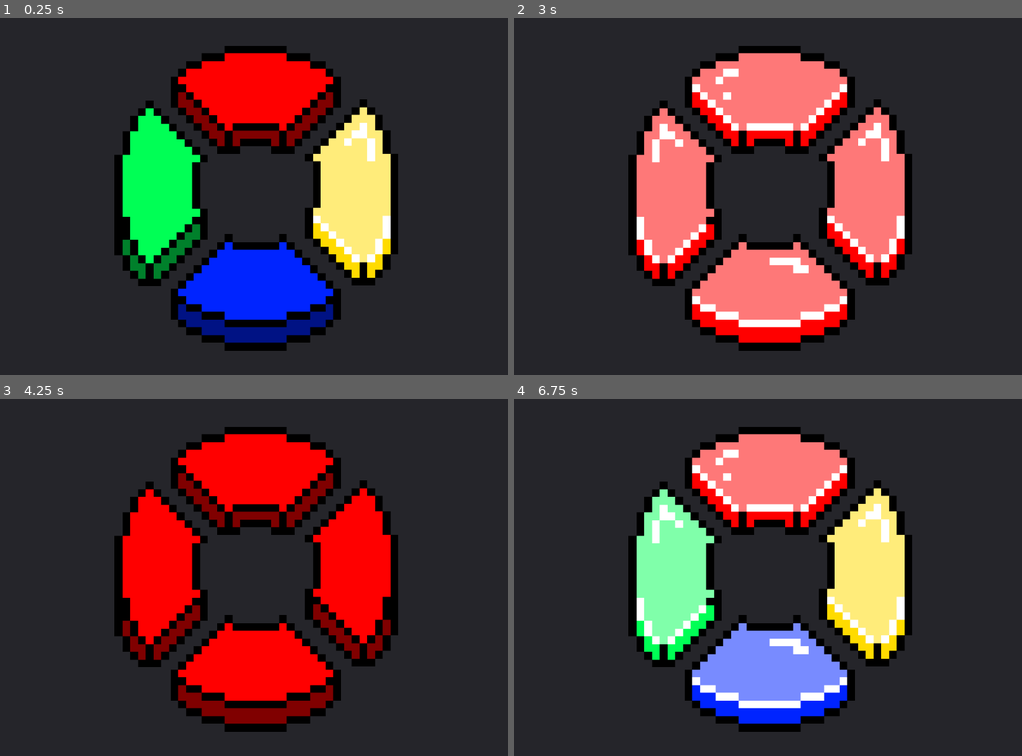
Above: before the commit, frames 1-4 (two rows, left to right).
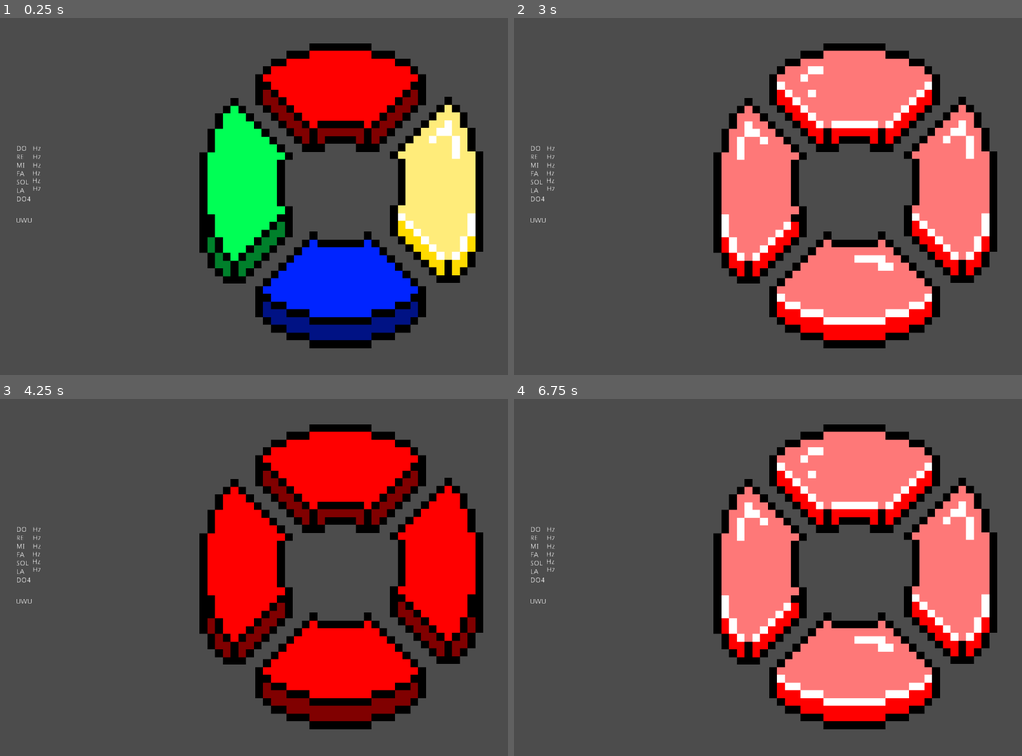
Above: after the commit, the same moments.

Repository: WardoPo/Simon_Sings
Game: Godot game, scene res://show_spectrum.tscn
Two runs of this game, one before a commit and one after it. Both use one fixed random seed, a clock stepped at 60 frames per second and the inputs below. Before the commit the project starts from res://play_simon.tscn. Sound files missing from this copy of the repository are replaced by a short silence.
Inputs (mouse positions are in pixels of both pictures, inside the frame that each line leads up to; where the layout moved, square brackets give the same spot in the first picture):
- Up to frame 1 (0.25 s): no input
- Up to frame 2 (3 s): tap Enter at 0.5 s; click (854, 96) [768, 100] at 2 s
- Up to frame 3 (4.25 s): tap Space at 3.5 s
- Up to frame 4 (6.75 s): tap Enter at 4.25 s; tap Space at 5 s; click (950, 570) [864, 573] at 5.75 s

The runs differ from the first frame. In frame 1, 96% of the frame differs, in the area x 0-100%, y 0-100%; in frame 2, 96%; in frame 3, 96%; in frame 4, 98%.

Commit message:
Singing First Draft
Experiments on spectrum.
First draft on play_simon.gd

Diff:
--- a/default_bus_layout.tres
+++ b/default_bus_layout.tres
@@ -1,6 +1,9 @@
-[gd_resource type="AudioBusLayout" load_steps=2 format=2]
+[gd_resource type="AudioBusLayout" load_steps=3 format=2]
 
 [sub_resource type="AudioEffectSpectrumAnalyzer" id=1]
+resource_name = "SpectrumAnalyzer"
+
+[sub_resource type="AudioEffectSpectrumAnalyzer" id=2]
 resource_name = "SpectrumAnalyzer"
 
 [resource]
@@ -18,3 +21,11 @@
 bus/2/bypass_fx = false
 bus/2/volume_db = 0.0
 bus/2/send = "Master"
+bus/3/name = "Microphone"
+bus/3/solo = false
+bus/3/mute = true
+bus/3/bypass_fx = false
+bus/3/volume_db = 0.0
+bus/3/send = "Master"
+bus/3/effect/0/effect = SubResource( 2 )
+bus/3/effect/0/enabled = true
--- a/play_simon.gd
+++ b/play_simon.gd
@@ -4,11 +4,17 @@
 var current_level = 0
 
 const colors = ["Red","Yellow","Blue","Green"];
+const notes_FrBg = {"Do":261.63,"Re":293.665,"Mi":329.628,"Fa":349.228,"Sol":391.995,"La":440,"Si":493.883,"Do4":523.25}
 
 var colorOrder = [];
+var notesOrder = []
 var pressedOrder = [];
 
+var notes=[0,0,0,0,0,0,0,0]
+var notes_highest=[0,0,0,0,0,0,0,0]
+
 var has_won = false;
+var is_listening = false;
 var has_lost = false;
 
 export var winTone : AudioStream;
@@ -20,6 +26,9 @@
 var YellowButton;
 var BlueButton;
 var GreenButton;
+var NoteLabel;
+
+var spectrum
 
 # Called when the node enters the scene tree for the first time.
 func _ready():
@@ -28,11 +37,14 @@
 	YellowButton = find_node("YellowButton");
 	BlueButton = find_node("BlueButton");
 	GreenButton = find_node("GreenButton")
+	NoteLabel = find_node("Nota");
+	spectrum = AudioServer.get_bus_effect_instance(3,0)
 	_create_game();
 	#get_node("TextureButton").connect("button_down",self,"_on_TextureButton_button_down");
 
 func _create_game():
 	colorOrder = [];
+	NoteLabel.text="";
 	randomize();
 	for m in max_levels:
 		colorOrder.append(colors[randi()%4])
@@ -40,9 +52,14 @@
 
 func _start_level(level):
 	pressedOrder = []
+	notesOrder = []
 	current_level = level
+
+	for m in current_level:
+		notesOrder.append(notes_FrBg.keys()[randi()%8])
+
 	_show_level(current_level)
-
+	$Timer.start(3.0)
 	print("Color Order:",colorOrder)
 
 func _show_level(level):
@@ -59,15 +76,36 @@
 				yield(GreenButton.glow(),"completed")
 	_disable_all(false)
 
+func _show_note(note):
+	NoteLabel.text = note
+	yield(get_tree().create_timer(0.5),"timeout");
+	NoteLabel.text=""
+
+
 func _check():
+	$Timer.stop()
 	print("PressedOrder:",pressedOrder)
 	var current_index = pressedOrder.size()-1
 	has_lost = pressedOrder[current_index] != colorOrder[current_index]
 	if has_lost:
 		_lose()
 		print("You Loose, Looser :c")
+
+	elif !has_lost && !pressedOrder.size()==current_level :
+		yield(_show_note(notesOrder[pressedOrder.size()-1]),"completed")
+		is_listening = true
+		yield(get_tree().create_timer(3.0),"timeout")
+		is_listening = false
+		$Timer.start(3.0)
+
 	if !has_lost && pressedOrder.size()==current_level:
 		_win()
+
+func _check_note(note):
+	if note == notesOrder[pressedOrder.size()-1]:
+		$Timer.start(3.0)
+	else:
+		_lose()
 
 func _lose():
 	_disable_all(true)
@@ -112,3 +150,19 @@
 func _on_button_hit(id):
 	pressedOrder.append(id)
 	_check()
+
+
+func _on_Timer_timeout():
+	_lose()
+
+func _process(delta):
+	if is_listening:
+		notes = [_in_tune_val("Do"),_in_tune_val("Re"),_in_tune_val("Mi"),_in_tune_val("Fa"),_in_tune_val("Sol"),_in_tune_val("La"),_in_tune_val("Si"),_in_tune_val("Do4")]
+
+		for note in notes:
+			notes[notes.find(note)] = null if stepify(note,0.0001) == 0.000 else stepify(note,0.0001)
+			if notes[notes.find(note)] != null :
+				notes_highest[notes.find(note)] = notes_highest[notes.find(note)] if notes_highest[notes.find(note)] > notes[notes.find(note)] else notes[notes.find(note)]
+
+func _in_tune_val(var note):
+	return spectrum.get_magnitude_for_frequency_range(floor(notes_FrBg[note]),ceil(notes_FrBg[note])).length();
--- a/play_simon.tscn
+++ b/play_simon.tscn
@@ -30,6 +30,11 @@
 [ext_resource path="res://Recursos/Wrong/Blue_Wrong.png" type="Texture" id=28]
 [ext_resource path="res://Recursos/Audio/simon-says-red.mp3" type="AudioStream" id=29]
 [ext_resource path="res://Recursos/Audio/simon-says-yellow.mp3" type="AudioStream" id=30]
+[ext_resource path="res://Recursos/8-BIT WONDER.TTF" type="DynamicFontData" id=31]
+
+[sub_resource type="DynamicFont" id=1]
+size = 72
+font_data = ExtResource( 31 )
 
 [node name="Control" type="Control"]
 anchor_right = 1.0
@@ -37,7 +42,7 @@
 script = ExtResource( 1 )
 __meta__ = {
 "_edit_use_anchors_": false,
-"_edit_vertical_guides_": [ 512.0 ]
+"_edit_vertical_guides_": [ -381.902 ]
 }
 winTone = ExtResource( 20 )
 loseTone = ExtResource( 21 )
@@ -75,9 +80,9 @@
 anchor_top = 0.5
 anchor_right = 0.5
 anchor_bottom = 0.5
-margin_left = -168.0
+margin_left = -176.0
 margin_top = -304.0
-margin_right = 107.0
+margin_right = 99.0
 margin_bottom = -129.0
 rect_scale = Vector2( 1.25, 1.25 )
 size_flags_horizontal = 2
@@ -102,9 +107,9 @@
 anchor_top = 0.5
 anchor_right = 0.5
 anchor_bottom = 0.5
-margin_left = 103.0
+margin_left = 95.0
 margin_top = -196.0
-margin_right = 253.0
+margin_right = 245.0
 margin_bottom = 104.0
 rect_scale = Vector2( 1.25, 1.25 )
 size_flags_horizontal = 2
@@ -129,9 +134,9 @@
 anchor_top = 0.5
 anchor_right = 0.5
 anchor_bottom = 0.5
-margin_left = -281.0
+margin_left = -289.0
 margin_top = -194.0
-margin_right = -131.0
+margin_right = -139.0
 margin_bottom = 106.0
 rect_scale = Vector2( 1.25, 1.25 )
 size_flags_horizontal = 2
@@ -156,9 +161,9 @@
 anchor_top = 0.5
 anchor_right = 0.5
 anchor_bottom = 0.5
-margin_left = -168.0
+margin_left = -176.0
 margin_top = 75.9999
-margin_right = 107.0
+margin_right = 99.0
 margin_bottom = 264.0
 grow_horizontal = 2
 grow_vertical = 2
@@ -178,7 +183,30 @@
 glow_wrong_texture = ExtResource( 25 )
 sound = ExtResource( 3 )
 
+[node name="Nota" type="Label" parent="AspectRatioContainer/Panel"]
+anchor_left = 0.5
+anchor_top = 0.5
+anchor_right = 0.5
+anchor_bottom = 0.5
+margin_left = -109.0
+margin_top = -71.1204
+margin_right = 118.0
+margin_bottom = 30.8796
+grow_horizontal = 2
+grow_vertical = 2
+custom_fonts/font = SubResource( 1 )
+text = "o"
+align = 1
+valign = 1
+__meta__ = {
+"_edit_use_anchors_": false
+}
+
+[node name="Timer" type="Timer" parent="."]
+one_shot = true
+
 [connection signal="hit" from="AspectRatioContainer/Panel/RedButton" to="." method="_on_button_hit"]
 [connection signal="hit" from="AspectRatioContainer/Panel/YellowButton" to="." method="_on_button_hit"]
 [connection signal="hit" from="AspectRatioContainer/Panel/GreenButton" to="." method="_on_button_hit"]
 [connection signal="hit" from="AspectRatioContainer/Panel/BlueButton" to="." method="_on_button_hit"]
+[connection signal="timeout" from="Timer" to="." method="_on_Timer_timeout"]
--- a/project.godot
+++ b/project.godot
@@ -12,8 +12,12 @@
 
 config/name="Simon Sings"
 config/description="This is a demo showing how a spectrum analyzer can be built using Godot."
-run/main_scene="res://play_simon.tscn"
+run/main_scene="res://show_spectrum.tscn"
 config/icon="res://icon.png"
+
+[audio]
+
+enable_audio_input=true
 
 [display]
 
@@ -21,6 +25,10 @@
 window/stretch/mode="2d"
 window/stretch/aspect="expand"
 
+[global]
+
+enable=false
+
 [rendering]
 
 quality/driver/driver_name="GLES2"
--- a/show_spectrum.gd
+++ b/show_spectrum.gd
@@ -8,24 +8,56 @@
 
 const MIN_DB = 60
 
+const notes_FrBg = {"Do":261.63,"Re":293.665,"Mi":329.628,"Fa":349.228,"Sol":391.995,"La":440,"Si":493.883,"Do4":523.25}
+
 var spectrum
 
+var notes=[0,0,0,0,0,0,0,0]
+
 func _draw():
-	#warning-ignore:integer_division
-	var w = WIDTH / VU_COUNT
-	var prev_hz = 0
-	for i in range(1, VU_COUNT+1):
-		var hz = i * FREQ_MAX / VU_COUNT;
-		var magnitude: float = spectrum.get_magnitude_for_frequency_range(prev_hz, hz).length()
-		var energy = clamp((MIN_DB + linear2db(magnitude)) / MIN_DB, 0, 1)
-		var height = energy * HEIGHT
-		draw_rect(Rect2(w * i, HEIGHT - height, w, height), Color.white)
-		prev_hz = hz
+	notes = [_in_tune_val("Do"),_in_tune_val("Re"),_in_tune_val("Mi"),_in_tune_val("Fa"),_in_tune_val("Sol"),_in_tune_val("La"),_in_tune_val("Si"),_in_tune_val("Do4")]
+
+	for note in notes:
+		notes[notes.find(note)] = null if stepify(note,0.0001) == 0.000 else stepify(note,0.0001)
+
+	if notes.max() == null:
+		get_node("Notes/Detected_Note").text = "UwU"
+#		print("Shhhhh")
+	else:
+		match notes.find(notes.max()):
+			0:
+				get_node("Notes/Detected_Note").text = "Do"
+#				print("Do")
+			1:
+				get_node("Notes/Detected_Note").text = "Re"
+#				print("Re")
+			2:
+				get_node("Notes/Detected_Note").text = "Mi"
+#				print("Mi")
+			3:
+				get_node("Notes/Detected_Note").text = "Fa"
+#				print("Fa")
+			4:
+				get_node("Notes/Detected_Note").text = "Sol"
+#				print("Sol")
+			5:
+				get_node("Notes/Detected_Note").text = "La"
+#				print("La")
+			6:
+				get_node("Notes/Detected_Note").text = "Si"
+#				print("Yes")
+			7:
+				get_node("Notes/Detected_Note").text = "Do"
+#				print("Do")
 
 
+func _in_tune_val(var note):
+	return spectrum.get_magnitude_for_frequency_range(floor(notes_FrBg[note]),ceil(notes_FrBg[note])).length();
+
 func _process(_delta):
+
 	update()
 
-
 func _ready():
-	spectrum = AudioServer.get_bus_effect_instance(0,0)
+#	spectrum = AudioServer.get_bus_effect_instance(0,0)
+	spectrum = AudioServer.get_bus_effect_instance(3,0)
--- a/show_spectrum.tscn
+++ b/show_spectrum.tscn
@@ -1,14 +1,104 @@
 [gd_scene load_steps=4 format=2]
 
 [ext_resource path="res://show_spectrum.gd" type="Script" id=1]
-[ext_resource path="res://maldita.ogg" type="AudioStream" id=2]
 [ext_resource path="res://play_simon.tscn" type="PackedScene" id=3]
+
+[sub_resource type="AudioStreamMicrophone" id=1]
 
 [node name="ShowSpectrum" type="Node2D"]
 script = ExtResource( 1 )
 
 [node name="Player" type="AudioStreamPlayer" parent="."]
-stream = ExtResource( 2 )
+stream = SubResource( 1 )
+autoplay = true
+bus = "Microphone"
 
 [node name="Node2D" parent="." instance=ExtResource( 3 )]
-position = Vector2( 334.799, -2.29308 )
+margin_left = 691.447
+margin_top = 355.067
+margin_right = 691.447
+margin_bottom = 355.067
+
+[node name="Notes" type="Label" parent="."]
+margin_left = 33.0
+margin_top = 257.0
+margin_right = 70.0
+margin_bottom = 373.0
+text = "Do
+Re
+Mi
+Fa
+Sol
+La
+Do4"
+uppercase = true
+__meta__ = {
+"_edit_use_anchors_": false
+}
+
+[node name="Do" type="Label" parent="Notes"]
+margin_left = 33.0
+margin_right = 73.0
+margin_bottom = 14.0
+text = "Hz"
+__meta__ = {
+"_edit_use_anchors_": false
+}
+
+[node name="Re" type="Label" parent="Notes"]
+margin_left = 32.5
+margin_top = 17.0
+margin_right = 72.5
+margin_bottom = 31.0
+text = "Hz"
+__meta__ = {
+"_edit_use_anchors_": false
+}
+
+[node name="Mi" type="Label" parent="Notes"]
+margin_left = 32.5
+margin_top = 33.5
+margin_right = 72.5
+margin_bottom = 47.5
+text = "Hz"
+__meta__ = {
+"_edit_use_anchors_": false
+}
+
+[node name="Fa" type="Label" parent="Notes"]
+margin_left = 32.0
+margin_top = 49.5
+margin_right = 72.0
+margin_bottom = 63.5
+text = "Hz"
+__meta__ = {
+"_edit_use_anchors_": false
+}
+
+[node name="Sol" type="Label" parent="Notes"]
+margin_left = 31.5
+margin_top = 64.5
+margin_right = 71.5
+margin_bottom = 78.5
+text = "Hz"
+
+[node name="La" type="Label" parent="Notes"]
+margin_left = 33.0
+margin_top = 81.0
+margin_right = 73.0
+margin_bottom = 95.0
+text = "Hz"
+__meta__ = {
+"_edit_use_anchors_": false
+}
+
+[node name="Detected_Note" type="Label" parent="Notes"]
+margin_left = -1.0
+margin_top = 145.0
+margin_right = 62.0
+margin_bottom = 159.0
+text = "BIG NOTE"
+uppercase = true
+__meta__ = {
+"_edit_use_anchors_": false
+}
Binary file added: Recursos/8-BIT WONDER.TTF
Not shown: 1 places in play_simon.tscn that only renumber resources
